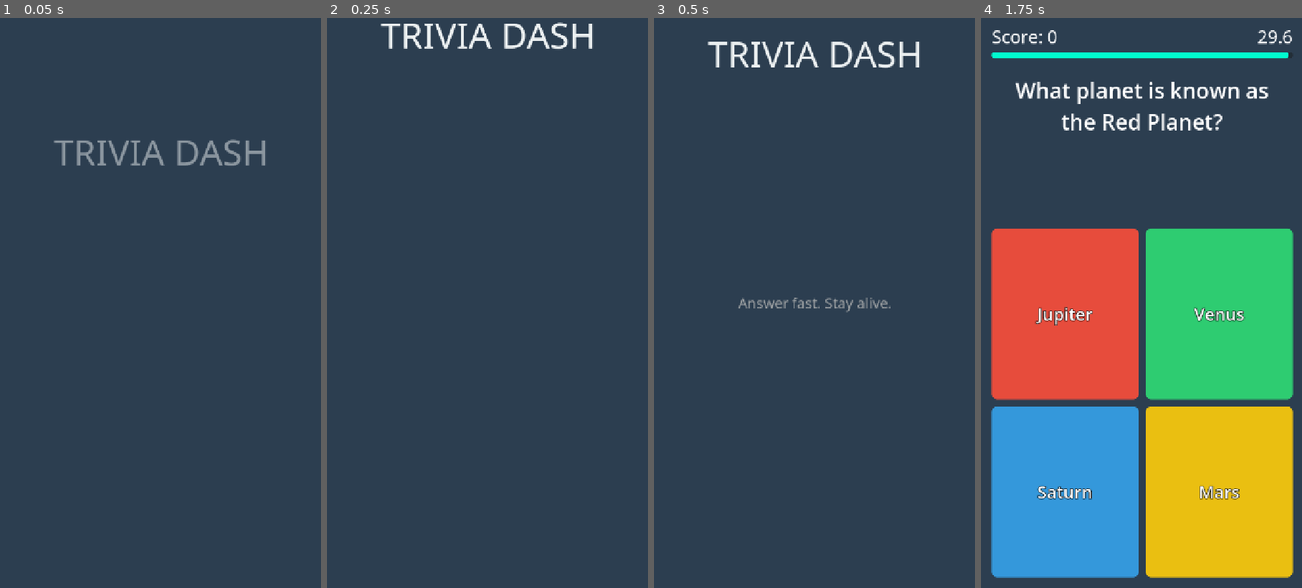
Above: before the commit, frames 1-4 (left to right).
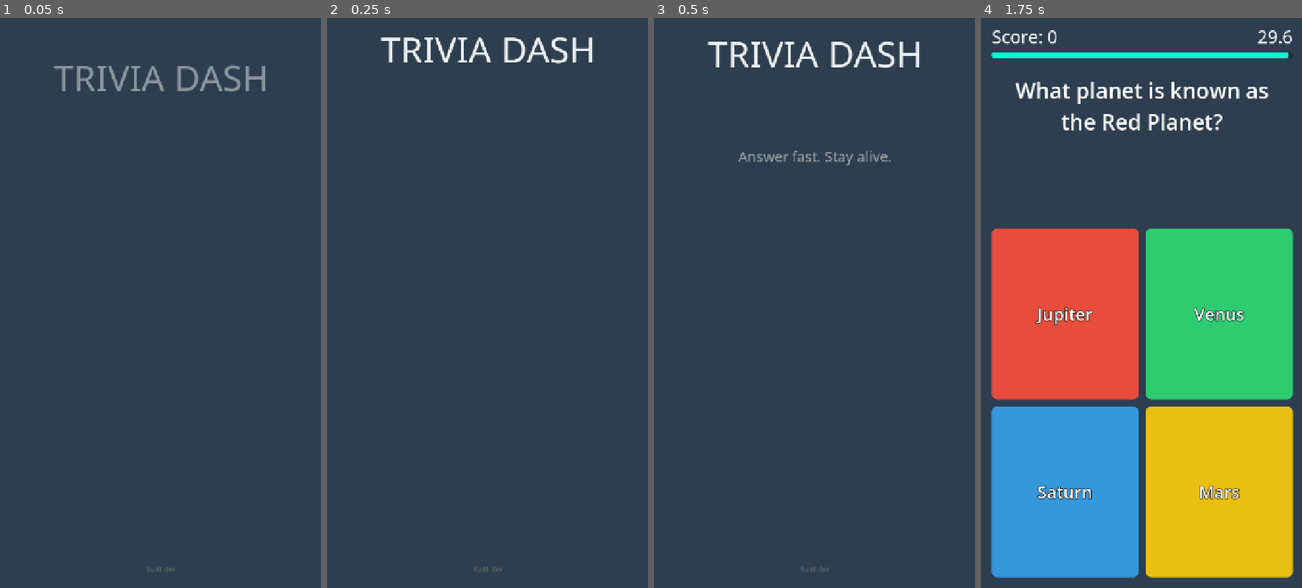
Above: after the commit, the same moments.

Repository: bramp/trivia-dash
Game: Godot game, scene res://scenes/main.tscn
Same seed, same stepped clock (60 frames per second), same inputs: the game is played once before the commit and once after it.
Inputs (mouse positions are in pixels of both pictures, inside the frame that each line leads up to):
- Up to frame 1 (0.05 s): no input
- Up to frame 2 (0.25 s): no input
- Up to frame 3 (0.5 s): no input
- Up to frame 4 (1.75 s): tap Enter at 0.5 s; move the mouse to (1212, 274) at 0.52 s; hold 1 (answer_1) 0.53-1.25 s; click (1212, 274) at 0.67 s; click "PLAY" at 1.25 s

The runs differ from the first frame. In frame 1, 2.1% of the frame differs, in the area x 16-83%, y 8-98%; in frame 2, 1.8%; in frame 3, 0.8%; in frame 4, nothing differs.

Commit message:
feat: show build date on title screen

Diff:
--- a/scenes/main.tscn
+++ b/scenes/main.tscn
@@ -76,6 +76,15 @@
 layout_mode = 2
 horizontal_alignment = 1
 text = "High Score: 0"
+
+[node name="BottomSpacer" type="Control" parent="TitleScreen/Content"]
+layout_mode = 2
+size_flags_vertical = 3
+
+[node name="BuildInfoLabel" type="Label" parent="TitleScreen/Content"]
+layout_mode = 2
+horizontal_alignment = 1
+text = ""
 
 [node name="GameScreen" type="MarginContainer" parent="."]
 visible = false
--- /dev/null
+++ b/scripts/build_info.gd
@@ -0,0 +1,4 @@
+extends RefCounted
+
+# Updated automatically by `make build`. Do not edit manually.
+const BUILD_DATE := "dev"
--- a/scripts/main.gd
+++ b/scripts/main.gd
@@ -1,6 +1,8 @@
 extends Control
 
 enum State { TITLE, PLAYING, GAME_OVER }
+
+const BuildInfo = preload("res://scripts/build_info.gd")
 
 var _state: State = State.TITLE
 var _score: int = 0
@@ -22,6 +24,7 @@
 @onready var subtitle_label: Label = $TitleScreen/Content/SubtitleLabel
 @onready var play_button: Button = $TitleScreen/Content/PlayButton
 @onready var title_high_score_label: Label = $TitleScreen/Content/HighScoreLabel
+@onready var build_info_label: Label = $TitleScreen/Content/BuildInfoLabel
 
 # Game screen
 @onready var score_label: Label = $GameScreen/Content/TopBar/ScoreLabel
@@ -213,6 +216,10 @@
 	subtitle_label.add_theme_color_override("font_color", GameData.TITLE_COLOR.darkened(0.3))
 	title_high_score_label.add_theme_font_size_override("font_size", 28)
 	title_high_score_label.add_theme_color_override("font_color", GameData.TITLE_COLOR.darkened(0.3))
+
+	build_info_label.text = "Build: %s" % BuildInfo.BUILD_DATE
+	build_info_label.add_theme_font_size_override("font_size", 14)
+	build_info_label.add_theme_color_override("font_color", GameData.TITLE_COLOR.darkened(0.5))
 
 	_animate_title_entrance()
 
Not shown, added: scripts/build_info.gd.uid
Not shown, changed: Makefile
